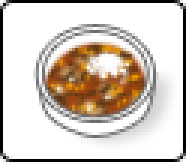
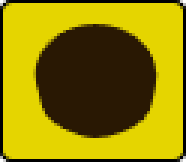
Two versions of the same layered image (186 x 162). Layer-by-layer changes:
showed group "grillet-meat-empty" (2 layers) over [left=0, top=0, right=186, bottom=162]
renamed "Слой 2 (копия)" to "Слой 2 (копия) 2", painted on it over [left=33, top=15, right=159, bottom=138]
